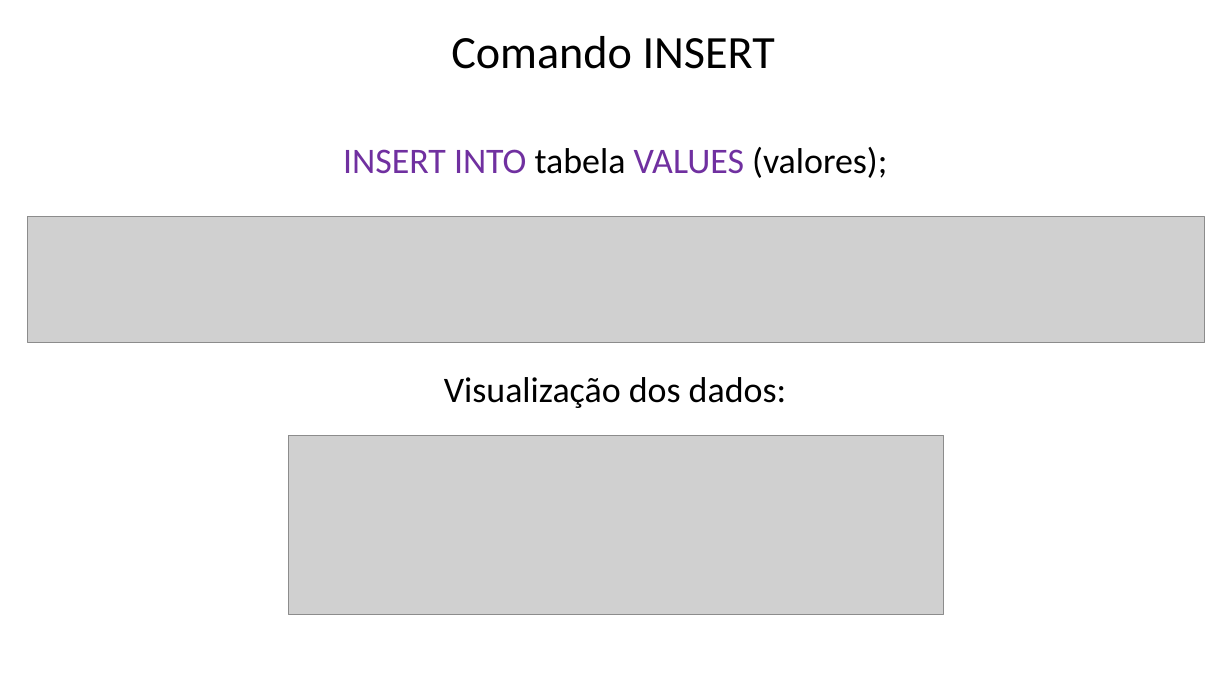
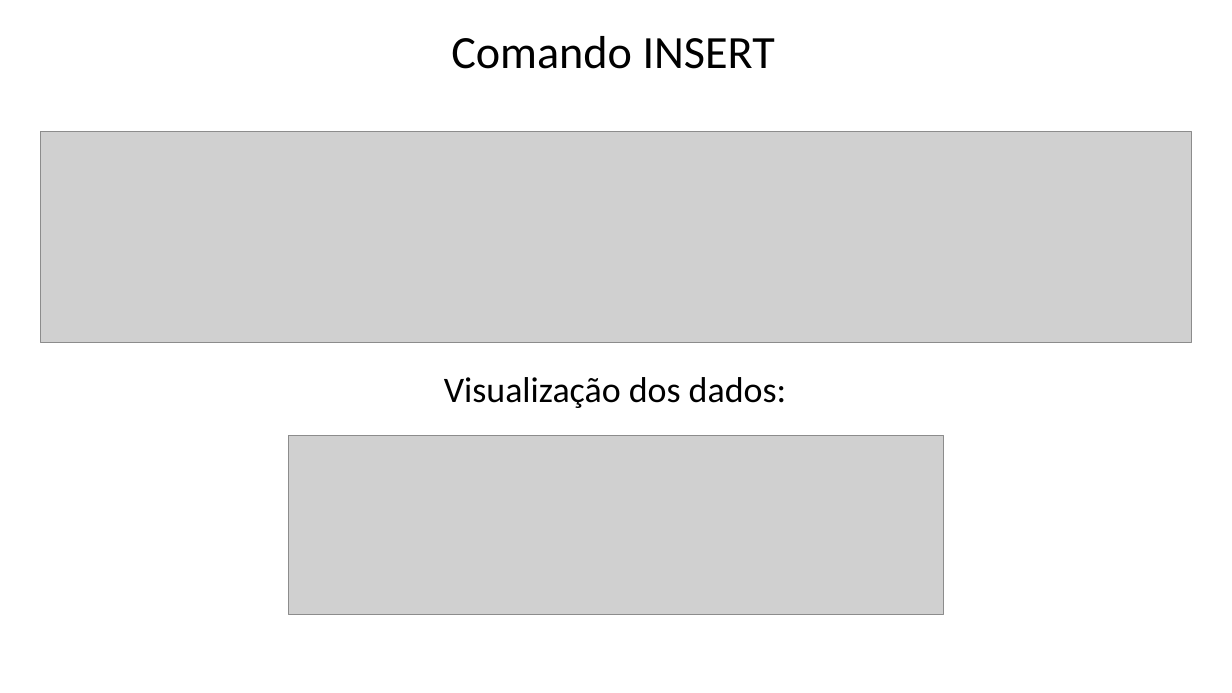
Before and after one commit to Felipe-Tagawa/C07-Monitoria, a slide deck: slide 4 of Aula 03/ComandosBásicos.pptx. Drawn at 1232x693 pixels with LibreOffice and Linux fonts; fonts in the diff are those of the drawing; grey boxes stand for pictures; background and template pictures are left out. Boxes give left, top, right and bottom in pixels: in the first picture for what was removed or moved away, otherwise in the second. Text is boxed around its words. In the diff, an @@ line names an element or a change of style, - is before the commit and + after.

Commit message:
feat: add new clauses and prints into `ComandosBásicos.pdf`

```diff
--- a/Aula 03/ComandosBásicos.pptx
+++ b/Aula 03/ComandosBásicos.pptx
@@ picture: place and size @@
-picture at (28,216,1204,342)
+picture at (41,132,1192,343)
@@ text removed at (343,147,887,178) @@
-INSERT INTO tabela VALUES (valores);
```
Also in this commit, not shown: 4 other slides changed, 12 slides added, 6 slides removed, 1 other file.
